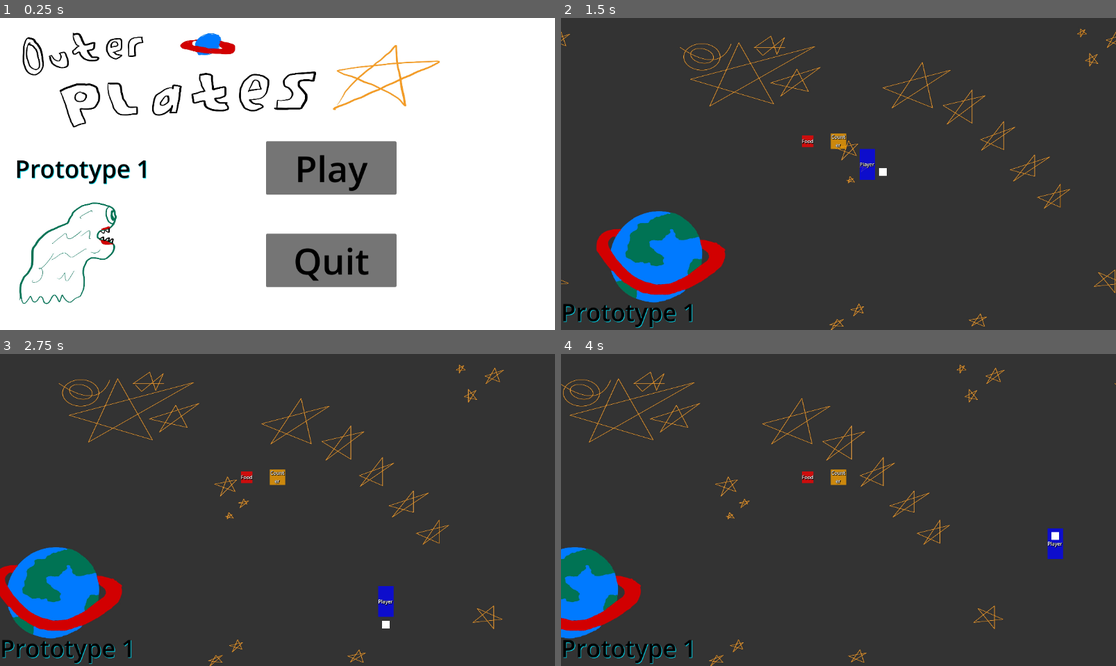
Above: before the commit, frames 1-4 (two rows, left to right).
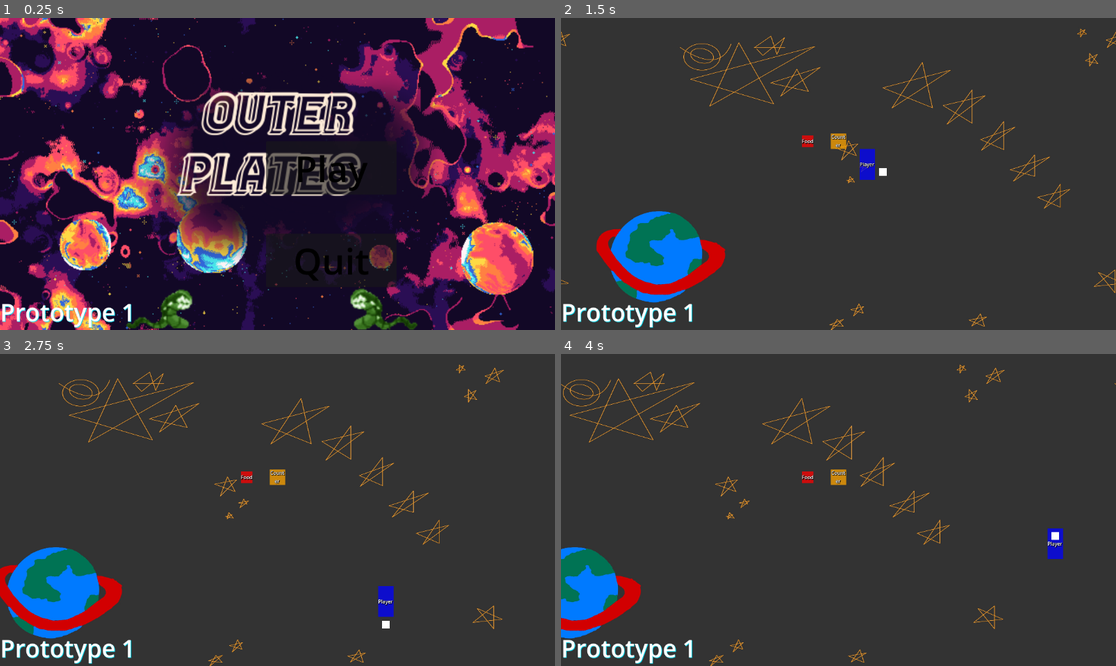
Above: after the commit, the same moments.

Repository: Alexander-Worley/Outer-Plates
Game: Godot game, scene res://MainMenu/mainMenu.tscn
The game is run twice, just before and just after one commit, with the same random seed, the same clock (stepped at 60 frames per second) and the same inputs.
Inputs:
- Up to frame 1 (0.25 s): no input
- Up to frame 2 (1.5 s): click "Play" at 0.5 s; hold Right (ui_right) from 1.28 s (still down)
- Up to frame 3 (2.75 s): release Right (ui_right) at 2.03 s; hold Down (ui_down) from 2.03 s (still down)
- Up to frame 4 (4 s): release Down (ui_down) at 2.78 s; hold Right (ui_right) 2.78-3.53 s; hold Up (ui_up) from 3.53 s (still down)

The runs differ from the first frame. In frame 1, 98% of the frame differs, in the area x 0-100%, y 0-100%; in frame 2, 0.6%; in frame 3, 0.6%; in frame 4, 0.6%.

Commit message:
Updated main menu background

Diff:
--- a/MainMenu/BG/BGmainMenu.tscn
+++ b/MainMenu/BG/BGmainMenu.tscn
@@ -1,6 +1,6 @@
 [gd_scene load_steps=2 format=3 uid="uid://c25l7bpom1gm4"]
 
-[ext_resource type="Texture2D" uid="uid://c6c4hrusprn8c" path="res://MainMenu/BG/TEMP Main Menu BG-1.jpg" id="1_kstb7"]
+[ext_resource type="Texture2D" uid="uid://b2vslko42kst5" path="res://MainMenu/BG/outerplates-start-backround.png" id="1_nq2dq"]
 
 [node name="BGmainMenu" type="ParallaxBackground"]
 
@@ -8,5 +8,5 @@
 
 [node name="BackgroundImage" type="Sprite2D" parent="ParallaxLayer"]
 position = Vector2(576, 324)
-scale = Vector2(0.396694, 0.28877)
-texture = ExtResource("1_kstb7")
+scale = Vector2(1.8, 1.8)
+texture = ExtResource("1_nq2dq")
--- a/MainMenu/mainMenu.tscn
+++ b/MainMenu/mainMenu.tscn
@@ -9,11 +9,10 @@
 [node name="BGmainMenu" parent="." instance=ExtResource("1_0v6ry")]
 
 [node name="Prototype 1" type="Label" parent="BGmainMenu"]
-offset_left = 31.0
-offset_top = 278.0
-offset_right = 315.0
-offset_bottom = 347.0
-theme_override_colors/font_color = Color(0, 0, 0, 1)
+offset_top = 576.0
+offset_right = 284.0
+offset_bottom = 648.0
+theme_override_colors/font_color = Color(1, 1, 1, 1)
 theme_override_colors/font_shadow_color = Color(0, 0.862745, 0.94902, 1)
 theme_override_font_sizes/font_size = 50
 text = "Prototype 1"
--- a/Restaurant/restaurant.tscn
+++ b/Restaurant/restaurant.tscn
@@ -13,8 +13,8 @@
 [node name="Prototype 1" type="Label" parent="BGrestaurant"]
 offset_top = 576.0
 offset_right = 284.0
-offset_bottom = 645.0
-theme_override_colors/font_color = Color(0, 0, 0, 1)
+offset_bottom = 648.0
+theme_override_colors/font_color = Color(1, 1, 1, 1)
 theme_override_colors/font_shadow_color = Color(0, 0.862745, 0.94902, 1)
 theme_override_font_sizes/font_size = 50
 text = "Prototype 1"
Binary file removed: MainMenu/BG/TEMP Main Menu BG-1.jpg
Binary file added: MainMenu/BG/outerplates-start-backround.png
Not shown, changed: MainMenu/BG/outerplates-start-backround.png.import
